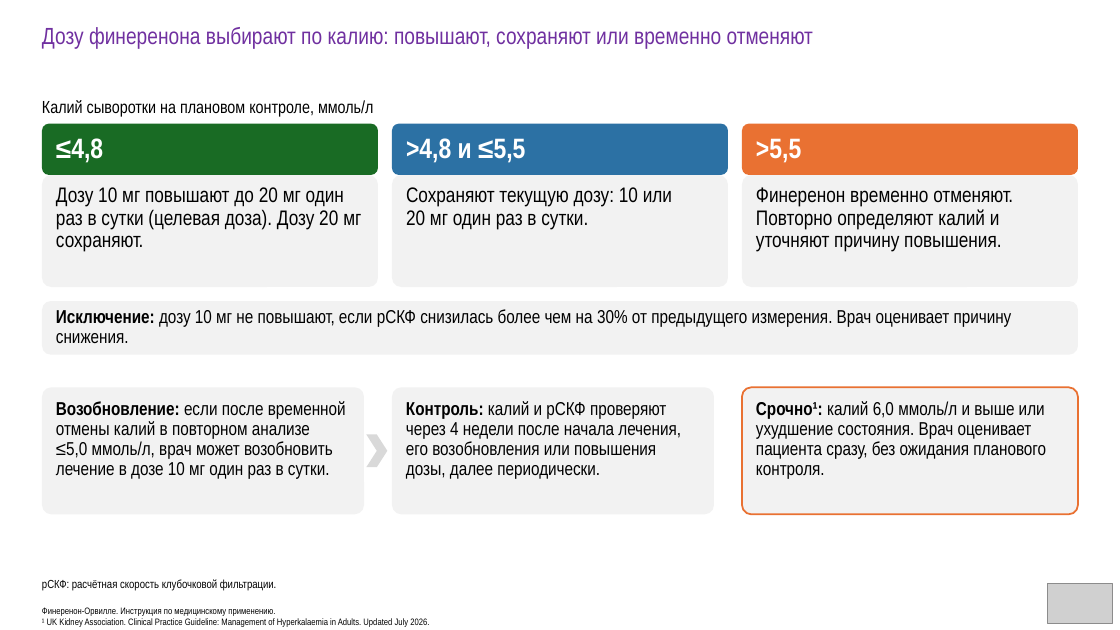
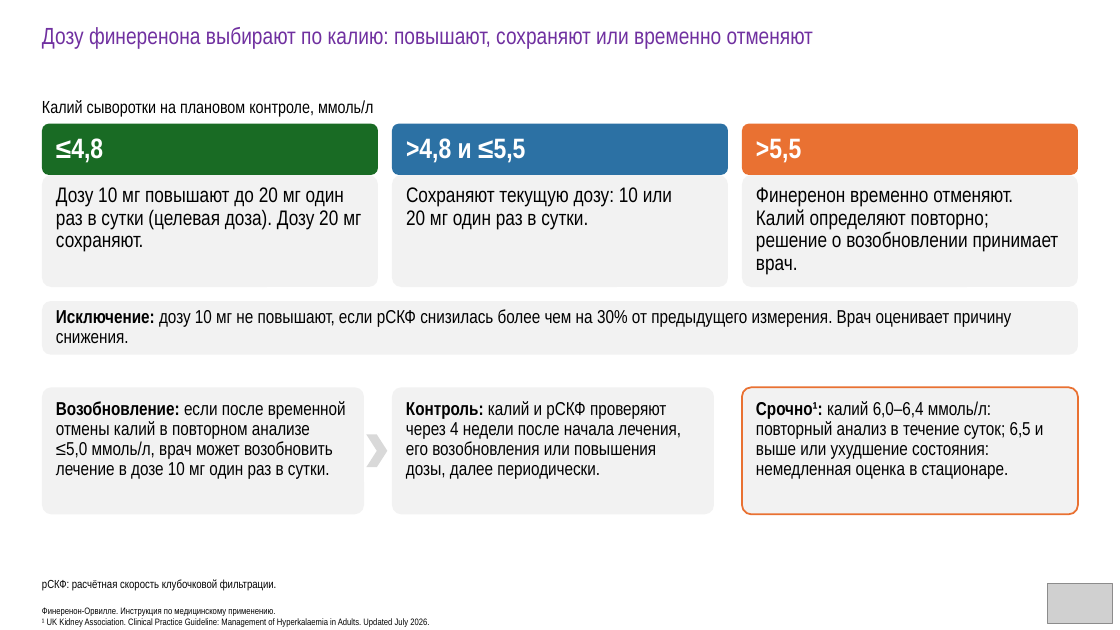
Before and after one commit to drabdulbosit1-eng/my-test-cloud, a slide deck: slide 32 of finerenone/Finerenone_promo_53.pptx. Drawn at 1120x630 pixels with LibreOffice and Linux fonts; fonts in the diff are those of the drawing; grey boxes stand for pictures. Boxes give left, top, right and bottom in pixels: in the first picture for what was removed or moved away, otherwise in the second. Text is boxed around its words. In the diff, an @@ line names an element or a change of style, - is before the commit and + after.

```diff
--- a/finerenone/Finerenone_promo_53.pptx
+++ b/finerenone/Finerenone_promo_53.pptx
@@ text at (756,187,1059,275): text changed @@
-Финеренон временно отменяют. Повторно определяют калий и уточняют причину повышения.
+Финеренон временно отменяют. Калий определяют повторно; решение о возобновлении принимает врач.
@@ text at (756,401,1044,479): text changed @@
-Срочно¹: калий 6,0 ммоль/л и выше или ухудшение состояния. Врач оценивает пациента сразу, без ожидания планового контроля.
+Срочно¹: калий 6,0–6,4 ммоль/л: повторный анализ в течение суток; 6,5 и выше или ухудшение состояния: немедленная оценка в стационаре.
```
Also in this commit, not shown: 26 other slides changed, 8 other files.
